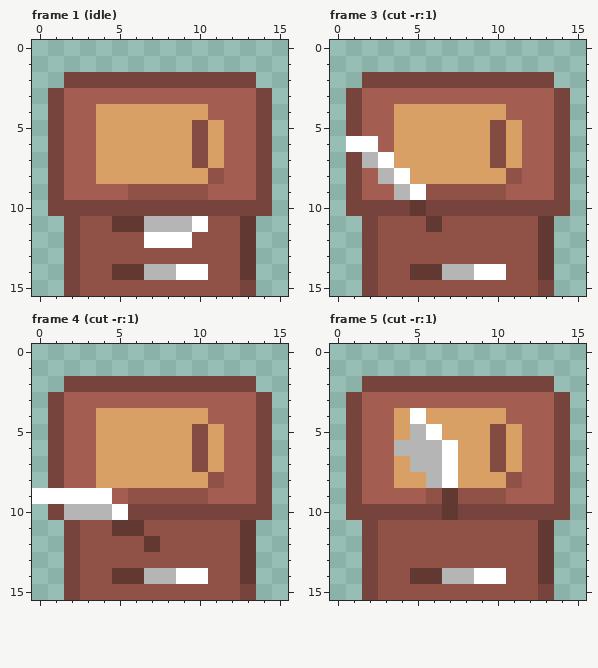
Two versions of one pixel-art file, assets/cutting_counter_down.aseprite. The picture above was drawn from the file before the commit.
16x16 pixels, 9 frames. Colours within 5 levels of each other are drawn and written as one. Shown: frame 1 (idle), frame 3 (cut -r:1), frame 4 (cut -r:1), frame 5 (cut -r:1). The commit also changed other frames, which this record leaves out.
Now the later version:
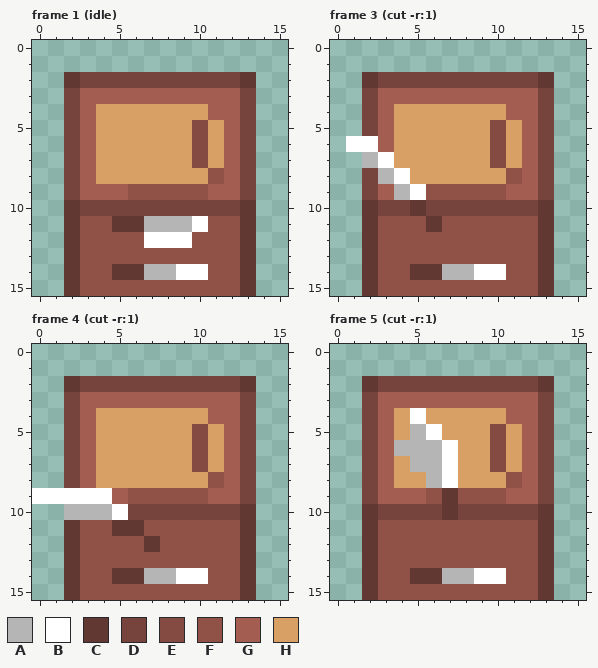
Palette (. is transparent): A #b5b5b5  B #ffffff  C #623932  D #76433d  E #844b43  F #905247  G #a45d51  H #d9a066
The edit:
--- frame 1 (idle), layer "base"
@@ x 0..15 @@
  1 ................
- 2 ..DDDDDDDDDDDD..
- 3 .DGGGGGGGGGGGGD.
- 4 .DGGHHHHHHHGGGD.
- 5 .DGGHHHHHHEHGGD.
- 6 .DGGHHHHHHEHGGD.
- 7 .DGGHHHHHHEHGGD.
- 8 .DGGHHHHHHHFGGD.
- 9 .DGGGGFFFFFGGGD.
-10 .DDDDDDDDDDDDDD.
-11 ..DFFCCAAABFFC..
-12 ..DFFFFBBBFFFC..
-13 ..DFFFFFFFFFFC..
-14 ..DFFCCAABBFFC..
-15 ..DFFFFFFFFFFD..
+ 2 ..CDDDDDDDDDDC..
+ 3 ..DGGGGGGGGGGD..
+ 4 ..DGHHHHHHHGGD..
+ 5 ..DGHHHHHHEHGD..
+ 6 ..DGHHHHHHEHGD..
+ 7 ..DGHHHHHHEHGD..
+ 8 ..DGHHHHHHHFGD..
+ 9 ..DGGGFFFFFGGD..
+10 ..CDDDDDDDDDDC..
+11 ..CFFCCAAABFFC..
+12 ..CFFFFBBBFFFC..
+13 ..CFFFFFFFFFFC..
+14 ..CFFCCAABBFFC..
+15 ..CFFFFFFFFFFC..
--- frame 3 (cut -r:1), layer "base"
@@ x 0..15 @@
  1 ................
- 2 ..DDDDDDDDDDDD..
- 3 .DGGGGGGGGGGGGD.
- 4 .DGGHHHHHHHGGGD.
- 5 .DGGHHHHHHEHGGD.
- 6 .BBGHHHHHHEHGGD.
- 7 .DABHHHHHHEHGGD.
- 8 .DGABHHHHHHFGGD.
- 9 .DGGABFFFFFGGGD.
-10 .DDDDCDDDDDDDDD.
-11 ..DFFFCFFFFFFC..
-12 ..DFFFFFFFFFFC..
-13 ..DFFFFFFFFFFC..
-14 ..DFFCCAABBFFC..
-15 ..DFFFFFFFFFFD..
+ 2 ..CDDDDDDDDDDC..
+ 3 ..DGGGGGGGGGGD..
+ 4 ..DGHHHHHHHGGD..
+ 5 ..DGHHHHHHEHGD..
+ 6 .BBGHHHHHHEHGD..
+ 7 ..ABHHHHHHEHGD..
+ 8 ..DABHHHHHHFGD..
+ 9 ..DGABFFFFFGGD..
+10 ..CDDCDDDDDDDC..
+11 ..CFFFCFFFFFFC..
+12 ..CFFFFFFFFFFC..
+13 ..CFFFFFFFFFFC..
+14 ..CFFCCAABBFFC..
+15 ..CFFFFFFFFFFC..
--- frame 4 (cut -r:1), layer "base"
@@ x 0..15 @@
  1 ................
- 2 ..DDDDDDDDDDDD..
- 3 .DGGGGGGGGGGGGD.
- 4 .DGGHHHHHHHGGGD.
- 5 .DGGHHHHHHEHGGD.
- 6 .DGGHHHHHHEHGGD.
- 7 .DGGHHHHHHEHGGD.
- 8 .DGGHHHHHHHFGGD.
- 9 BBBBBGFFFFFGGGD.
-10 .DAAABDDDDDDDDD.
-11 ..DFFCCFFFFFFC..
-12 ..DFFFFCFFFFFC..
-13 ..DFFFFFFFFFFC..
-14 ..DFFCCAABBFFC..
-15 ..DFFFFFFFFFFD..
+ 2 ..CDDDDDDDDDDC..
+ 3 ..DGGGGGGGGGGD..
+ 4 ..DGHHHHHHHGGD..
+ 5 ..DGHHHHHHEHGD..
+ 6 ..DGHHHHHHEHGD..
+ 7 ..DGHHHHHHEHGD..
+ 8 ..DGHHHHHHHFGD..
+ 9 BBBBBGFFFFFGGD..
+10 ..AAABDDDDDDDC..
+11 ..CFFCCFFFFFFC..
+12 ..CFFFFCFFFFFC..
+13 ..CFFFFFFFFFFC..
+14 ..CFFCCAABBFFC..
+15 ..CFFFFFFFFFFC..
--- frame 5 (cut -r:1), layer "base"
@@ x 0..15 @@
  1 ................
- 2 ..DDDDDDDDDDDD..
- 3 .DGGGGGGGGGGGGD.
- 4 .DGGHBHHHHHGGGD.
- 5 .DGGHABHHHEHGGD.
- 6 .DGGAAABHHEHGGD.
- 7 .DGGHAABHHEHGGD.
- 8 .DGGHHABHHHFGGD.
- 9 .DGGGGFCFFFGGGD.
-10 .DDDDDDCDDDDDDD.
-11 ..DFFFFFFFFFFC..
-12 ..DFFFFFFFFFFC..
-13 ..DFFFFFFFFFFC..
-14 ..DFFCCAABBFFC..
-15 ..DFFFFFFFFFFD..
+ 2 ..CDDDDDDDDDDC..
+ 3 ..DGGGGGGGGGGD..
+ 4 ..DGHBHHHHHGGD..
+ 5 ..DGHABHHHEHGD..
+ 6 ..DGAAABHHEHGD..
+ 7 ..DGHAABHHEHGD..
+ 8 ..DGHHABHHHFGD..
+ 9 ..DGGGFCFFFGGD..
+10 ..CDDDDCDDDDDC..
+11 ..CFFFFFFFFFFC..
+12 ..CFFFFFFFFFFC..
+13 ..CFFFFFFFFFFC..
+14 ..CFFCCAABBFFC..
+15 ..CFFFFFFFFFFC..
